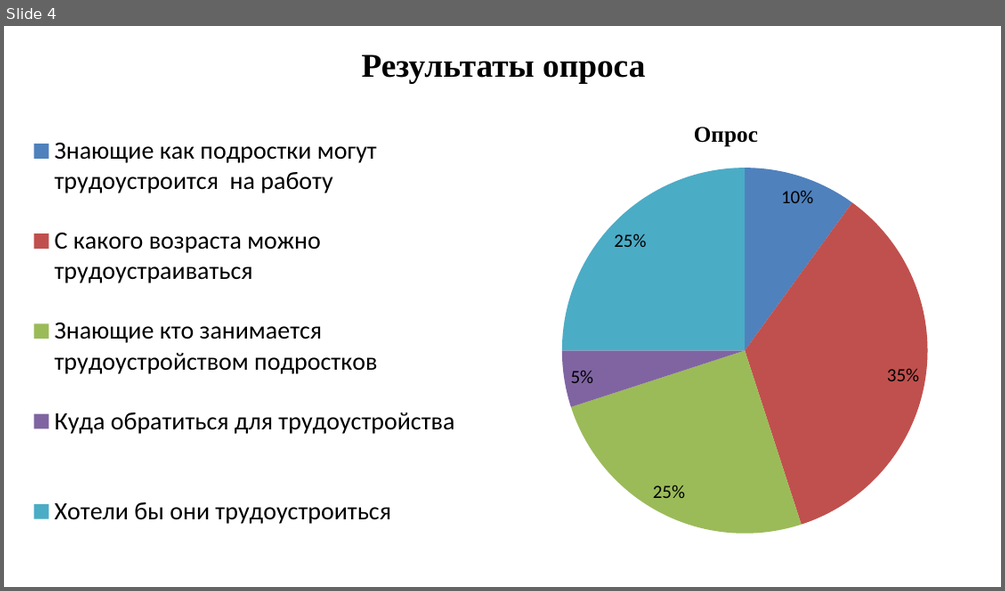
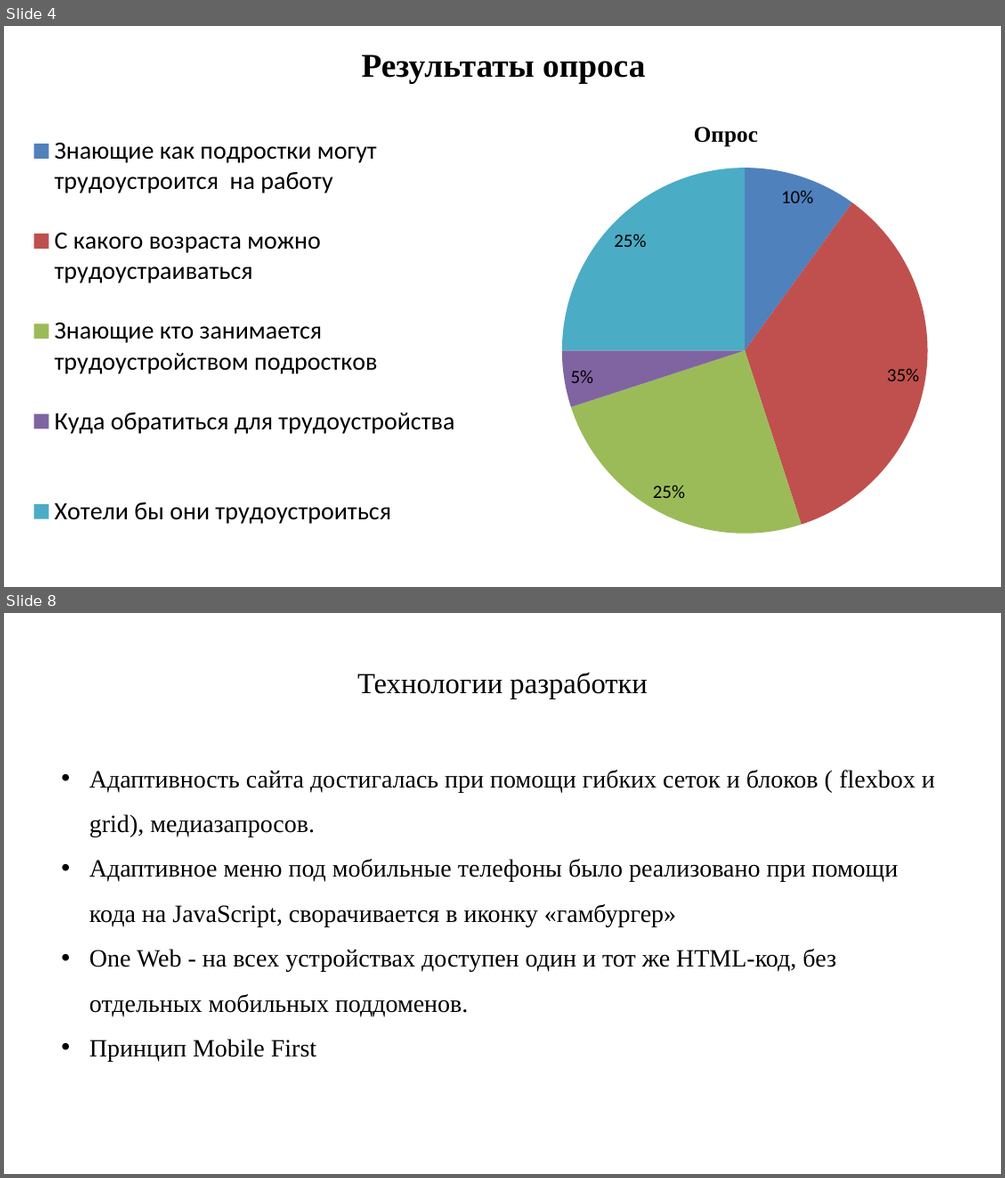
Before and after one commit to lolornok31/Proect, a slide deck: презнтация с текстом/Suknevich_prezentatsia.pptx. Shown one above the other, each under a label of ours: slide 4 before the commit, slides 4 and 8 after it; the slides between them are not shown. The pictures are 1005x591 and 1005x1178 pixels, drawn with LibreOffice and Linux fonts; fonts in the diff are those of the drawing. Boxes give left, top, right and bottom in pixels: in the first picture for what was removed or moved away, otherwise in the second. Text is boxed around its words. In the diff, an @@ line names an element or a change of style, - is before the commit and + after.

```diff
--- a/презнтация с текстом/Suknevich_prezentatsia.pptx
+++ b/презнтация с текстом/Suknevich_prezentatsia.pptx
@@ slide 8 added at [4,613,1001,1174], background #FFFFFF @@
@@ title added at [357,672,647,699], 28 pt, text #000000 @@
+Технологии разработки
@@ text added at [89,770,935,1061], 24 pt, text #000000 @@
+• Адаптивность сайта достигалась при помощи гибких сеток и блоков ( flexbox и grid), медиазапросов.
+• Адаптивное меню под мобильные телефоны было реализовано при помощи кода на JavaScript, сворачивается в иконку «гамбургер»
+• One Web - на всех устройствах доступен один и тот же HTML-код, без отдельных мобильных поддоменов.
+• Принцип Mobile First
```
Also in this commit, not shown: 8 slides changed, 1 other slide added, 2 slides removed, 1 other file.
